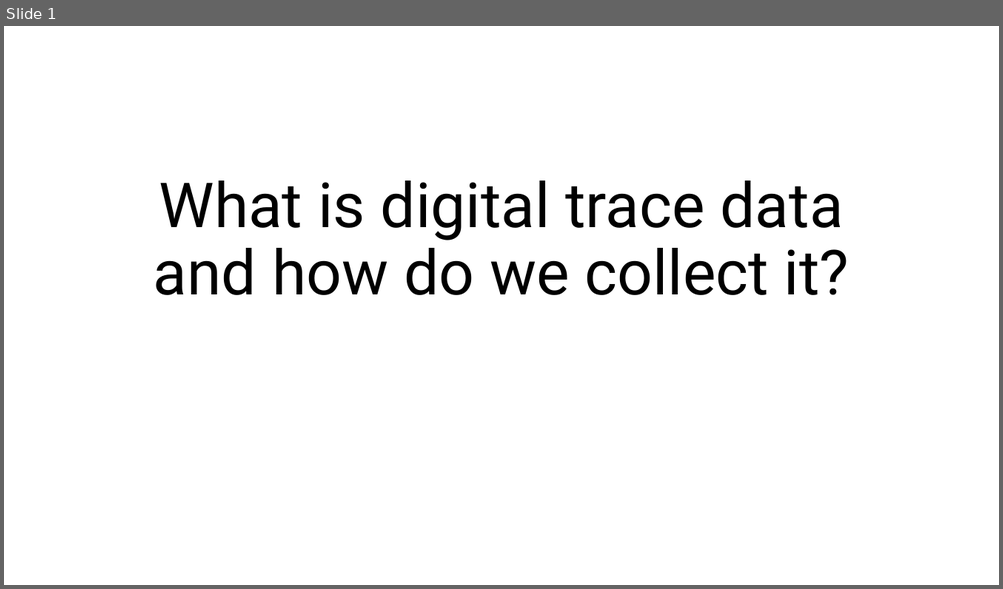
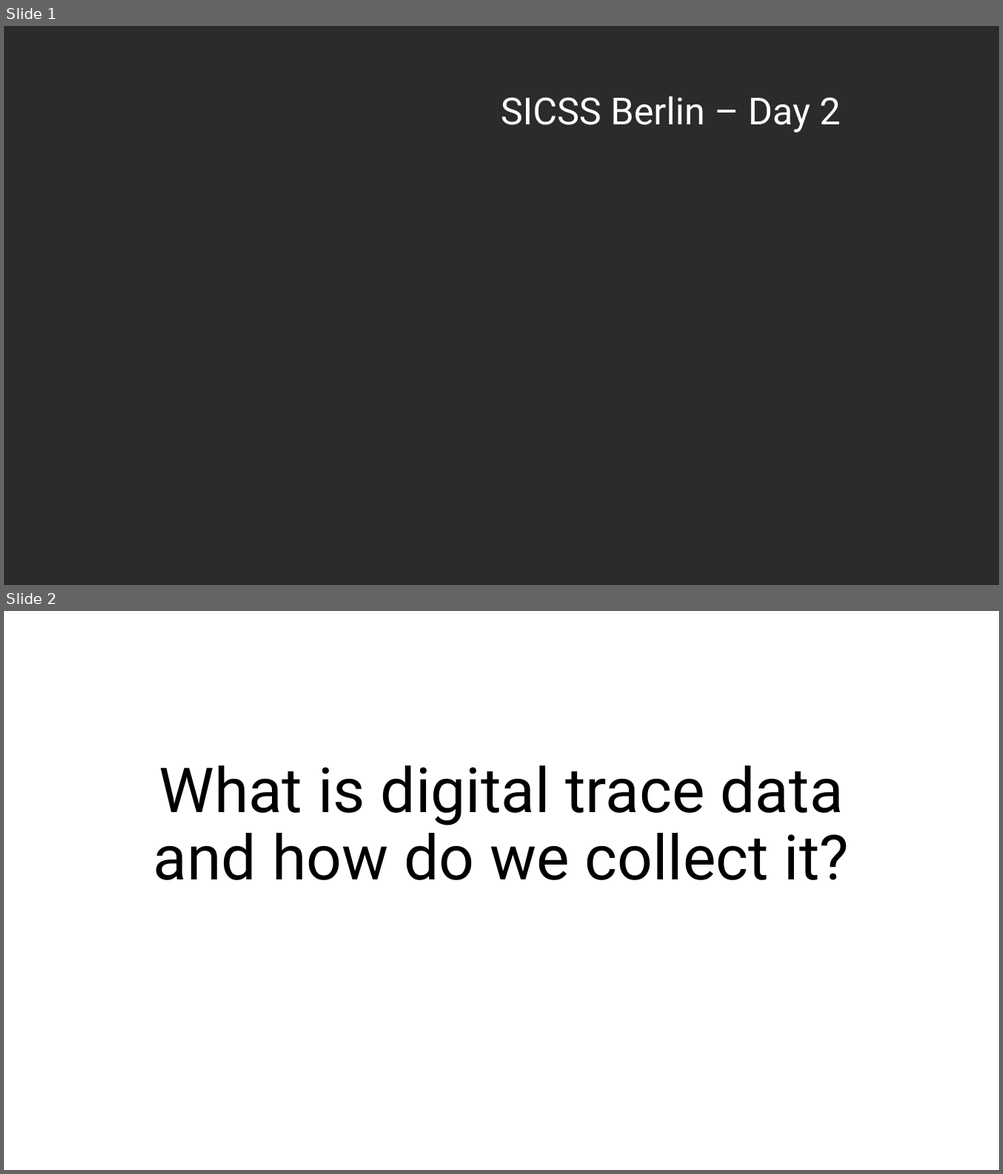
Before and after one commit to StefanMunnes/SICSS_2024, a slide deck: sessions/day2_webdata/day2_collecting_data.pptx. Shown one above the other, each under a label of ours: slide 1 before the commit, slides 1 and 2 after it. The pictures are 1003x589 and 1003x1174 pixels, drawn with LibreOffice and Linux fonts; fonts in the diff are those of the drawing; background and template pictures are left out; a plain dark background stands for a picture behind light text. Boxes give left, top, right and bottom in pixels: in the first picture for what was removed or moved away, otherwise in the second. Text is boxed around its words. In the diff, an @@ line names an element or a change of style, - is before the commit and + after.

```diff
--- a/sessions/day2_webdata/day2_collecting_data.pptx
+++ b/sessions/day2_webdata/day2_collecting_data.pptx
@@ slide 1 added at [4,26,999,585], background picture (left out) @@
@@ text added at [501,96,840,133], 36 pt, text #FFFFFF @@
+SICSS Berlin – Day 2
@@ what was slide 1 is now slide 2 @@
```
Also in this commit, not shown: 1 slide changed, 2 other slides added, 2 other files.
